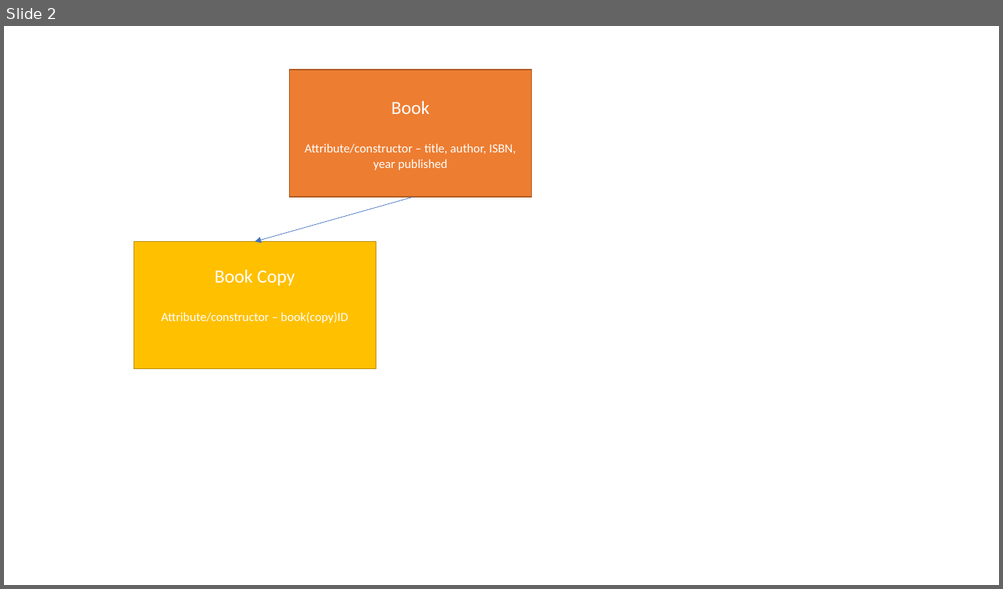
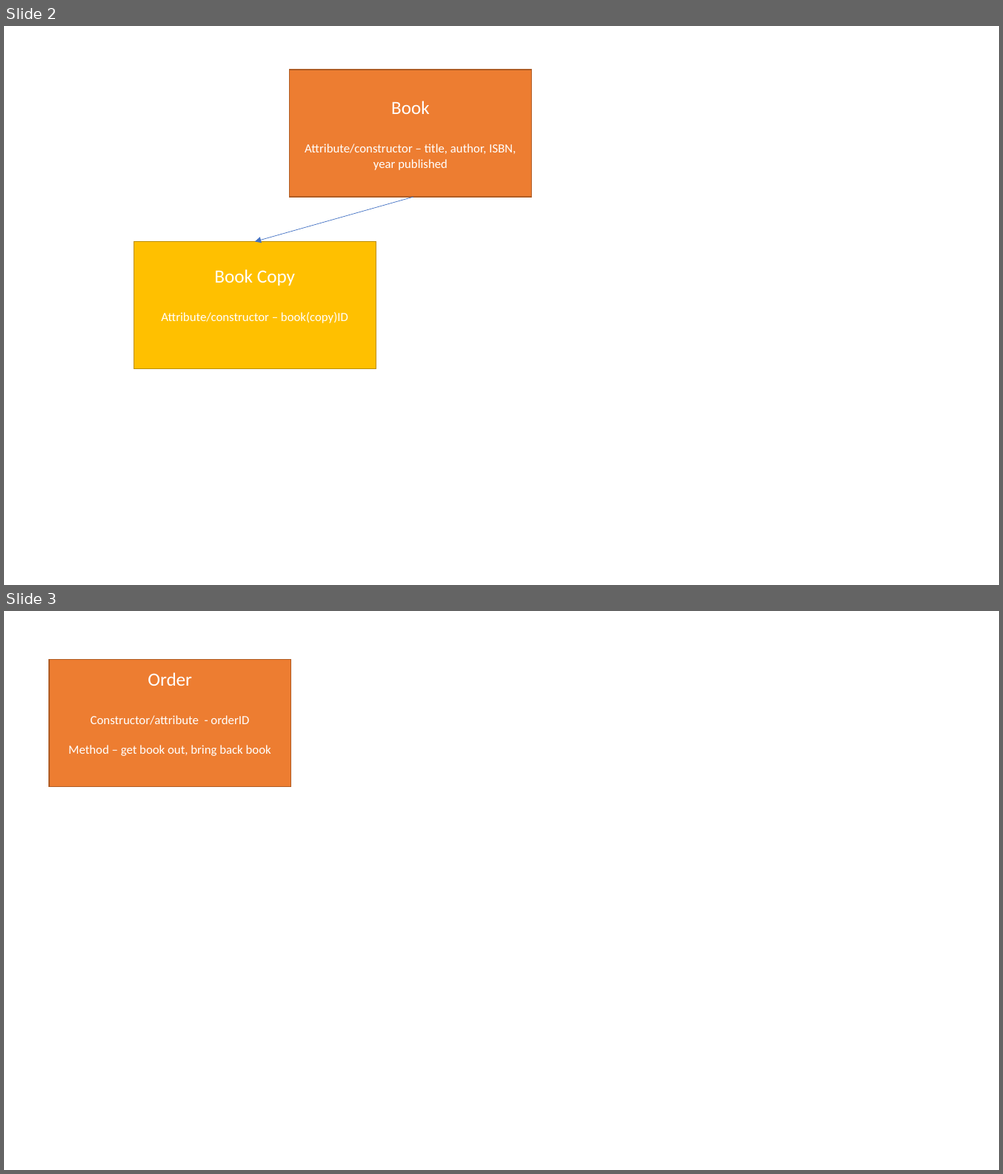
Before and after one commit to sarahrainbow/Bookworms, a slide deck: LibraryAppClasses-FE.pptx. Shown one above the other, each under a label of ours: slide 2 before the commit, slides 2 and 3 after it. The pictures are 1003x589 and 1003x1174 pixels, drawn with LibreOffice and Linux fonts; fonts in the diff are those of the drawing. Boxes give left, top, right and bottom in pixels: in the first picture for what was removed or moved away, otherwise in the second. Text is boxed around its words. In the diff, an @@ line names an element or a change of style, - is before the commit and + after.

```diff
--- a/LibraryAppClasses-FE.pptx
+++ b/LibraryAppClasses-FE.pptx
@@ slide 3 added at <box>4,611,999,1170</box>, background #FFFFFF @@
@@ rectangle added at <box>48,660,290,787</box>, fill #ED7D31, outline #AF5C24 1 pt, 12 pt, text #FFFFFF @@
+Order
+Constructor/attribute - orderID
+Method – get book out, bring back book
```
Also in this commit, not shown: 1 slide changed, 1 other slide added, 1 slide removed.
